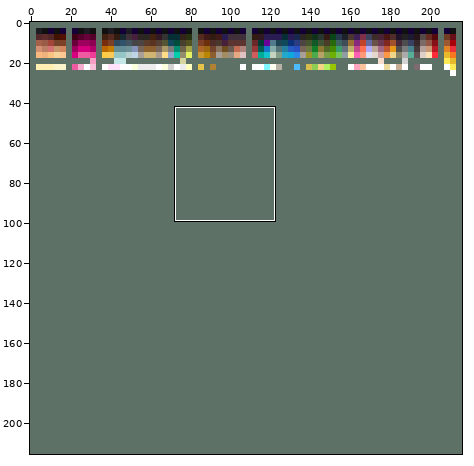
Sprite sheet -- palette.png. The picture above shows the old version from afar; the outline marks the close-up.
Close-up. First the earlier version:
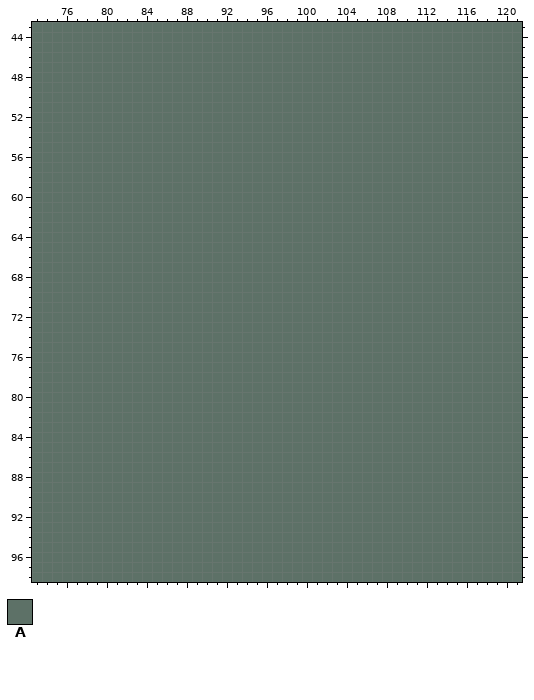
The file is 216x216 pixels. Colours within 5 levels of each other are drawn and written as one. Shown: x 73..121, y 43..98. The commit also changed other parts of the picture, which this record leaves out.
Palette (. is transparent): A #5d7167
Pixels before (only the part around the change), first column x 73:
43 AAAAAAAAAAAAAAAAAAAAAAAAAAAAAAAAAAAAAAAAAAAAAAAAA
44 AAAAAAAAAAAAAAAAAAAAAAAAAAAAAAAAAAAAAAAAAAAAAAAAA
45 AAAAAAAAAAAAAAAAAAAAAAAAAAAAAAAAAAAAAAAAAAAAAAAAA
46 AAAAAAAAAAAAAAAAAAAAAAAAAAAAAAAAAAAAAAAAAAAAAAAAA
47 AAAAAAAAAAAAAAAAAAAAAAAAAAAAAAAAAAAAAAAAAAAAAAAAA
48 AAAAAAAAAAAAAAAAAAAAAAAAAAAAAAAAAAAAAAAAAAAAAAAAA
49 AAAAAAAAAAAAAAAAAAAAAAAAAAAAAAAAAAAAAAAAAAAAAAAAA
50 AAAAAAAAAAAAAAAAAAAAAAAAAAAAAAAAAAAAAAAAAAAAAAAAA
51 AAAAAAAAAAAAAAAAAAAAAAAAAAAAAAAAAAAAAAAAAAAAAAAAA
52 AAAAAAAAAAAAAAAAAAAAAAAAAAAAAAAAAAAAAAAAAAAAAAAAA
53 AAAAAAAAAAAAAAAAAAAAAAAAAAAAAAAAAAAAAAAAAAAAAAAAA
54 AAAAAAAAAAAAAAAAAAAAAAAAAAAAAAAAAAAAAAAAAAAAAAAAA
55 AAAAAAAAAAAAAAAAAAAAAAAAAAAAAAAAAAAAAAAAAAAAAAAAA
56 AAAAAAAAAAAAAAAAAAAAAAAAAAAAAAAAAAAAAAAAAAAAAAAAA
57 AAAAAAAAAAAAAAAAAAAAAAAAAAAAAAAAAAAAAAAAAAAAAAAAA
58 AAAAAAAAAAAAAAAAAAAAAAAAAAAAAAAAAAAAAAAAAAAAAAAAA
59 AAAAAAAAAAAAAAAAAAAAAAAAAAAAAAAAAAAAAAAAAAAAAAAAA
60 AAAAAAAAAAAAAAAAAAAAAAAAAAAAAAAAAAAAAAAAAAAAAAAAA
61 AAAAAAAAAAAAAAAAAAAAAAAAAAAAAAAAAAAAAAAAAAAAAAAAA
62 AAAAAAAAAAAAAAAAAAAAAAAAAAAAAAAAAAAAAAAAAAAAAAAAA
63 AAAAAAAAAAAAAAAAAAAAAAAAAAAAAAAAAAAAAAAAAAAAAAAAA
64 AAAAAAAAAAAAAAAAAAAAAAAAAAAAAAAAAAAAAAAAAAAAAAAAA
65 AAAAAAAAAAAAAAAAAAAAAAAAAAAAAAAAAAAAAAAAAAAAAAAAA
66 AAAAAAAAAAAAAAAAAAAAAAAAAAAAAAAAAAAAAAAAAAAAAAAAA
67 AAAAAAAAAAAAAAAAAAAAAAAAAAAAAAAAAAAAAAAAAAAAAAAAA
68 AAAAAAAAAAAAAAAAAAAAAAAAAAAAAAAAAAAAAAAAAAAAAAAAA
69 AAAAAAAAAAAAAAAAAAAAAAAAAAAAAAAAAAAAAAAAAAAAAAAAA
70 AAAAAAAAAAAAAAAAAAAAAAAAAAAAAAAAAAAAAAAAAAAAAAAAA
71 AAAAAAAAAAAAAAAAAAAAAAAAAAAAAAAAAAAAAAAAAAAAAAAAA
72 AAAAAAAAAAAAAAAAAAAAAAAAAAAAAAAAAAAAAAAAAAAAAAAAA
73 AAAAAAAAAAAAAAAAAAAAAAAAAAAAAAAAAAAAAAAAAAAAAAAAA
74 AAAAAAAAAAAAAAAAAAAAAAAAAAAAAAAAAAAAAAAAAAAAAAAAA
75 AAAAAAAAAAAAAAAAAAAAAAAAAAAAAAAAAAAAAAAAAAAAAAAAA
76 AAAAAAAAAAAAAAAAAAAAAAAAAAAAAAAAAAAAAAAAAAAAAAAAA
77 AAAAAAAAAAAAAAAAAAAAAAAAAAAAAAAAAAAAAAAAAAAAAAAAA
78 AAAAAAAAAAAAAAAAAAAAAAAAAAAAAAAAAAAAAAAAAAAAAAAAA
79 AAAAAAAAAAAAAAAAAAAAAAAAAAAAAAAAAAAAAAAAAAAAAAAAA
80 AAAAAAAAAAAAAAAAAAAAAAAAAAAAAAAAAAAAAAAAAAAAAAAAA
81 AAAAAAAAAAAAAAAAAAAAAAAAAAAAAAAAAAAAAAAAAAAAAAAAA
82 AAAAAAAAAAAAAAAAAAAAAAAAAAAAAAAAAAAAAAAAAAAAAAAAA
83 AAAAAAAAAAAAAAAAAAAAAAAAAAAAAAAAAAAAAAAAAAAAAAAAA
84 AAAAAAAAAAAAAAAAAAAAAAAAAAAAAAAAAAAAAAAAAAAAAAAAA
85 AAAAAAAAAAAAAAAAAAAAAAAAAAAAAAAAAAAAAAAAAAAAAAAAA
86 AAAAAAAAAAAAAAAAAAAAAAAAAAAAAAAAAAAAAAAAAAAAAAAAA
87 AAAAAAAAAAAAAAAAAAAAAAAAAAAAAAAAAAAAAAAAAAAAAAAAA
88 AAAAAAAAAAAAAAAAAAAAAAAAAAAAAAAAAAAAAAAAAAAAAAAAA
89 AAAAAAAAAAAAAAAAAAAAAAAAAAAAAAAAAAAAAAAAAAAAAAAAA
90 AAAAAAAAAAAAAAAAAAAAAAAAAAAAAAAAAAAAAAAAAAAAAAAAA
91 AAAAAAAAAAAAAAAAAAAAAAAAAAAAAAAAAAAAAAAAAAAAAAAAA
92 AAAAAAAAAAAAAAAAAAAAAAAAAAAAAAAAAAAAAAAAAAAAAAAAA
93 AAAAAAAAAAAAAAAAAAAAAAAAAAAAAAAAAAAAAAAAAAAAAAAAA
94 AAAAAAAAAAAAAAAAAAAAAAAAAAAAAAAAAAAAAAAAAAAAAAAAA
95 AAAAAAAAAAAAAAAAAAAAAAAAAAAAAAAAAAAAAAAAAAAAAAAAA
96 AAAAAAAAAAAAAAAAAAAAAAAAAAAAAAAAAAAAAAAAAAAAAAAAA
After:
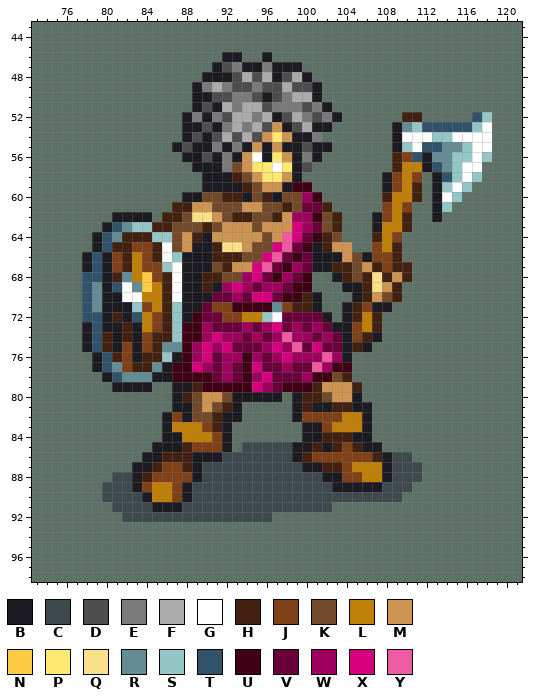
Colours new in this view: B #1c1b21  C #3e494d  D #4d4d4d  E #7a7a7a  F #ababab  G #ffffff  H #422110  J #804018  K #734a29  L #c08008  M #ce9452  N #ffcc44  P #ffe970  Q #f8e088  R #638c94  S #94c6c6  T #31526b  U #3f0016  V #690039  W #9e005d  X #d6007f  Y #ef5ba1
The edit:
Changed rows in their new state; - is an unchanged pixel.
first column x 78:
46 --------------BB--B----------------------
47 -------------BDEBBEBBB-------------------
48 ------------BBBDFDFBDFB------------------
49 -----------BEFEDDEDDFDDB-----------------
50 -----------BBDDEEDBDEFFB-----------------
51 -----------BDBFEFFDEEEDEB----------------
52 ----------BEBEDFFEFBDFEDEB------HH-----TS
53 ----------BBDBEFEFDMBDFBB------BRSTTTTTSG
54 ----------BDBDFDFDMPMBBE-------BGGGSSGGGG
55 ---------BDBBEBEBMBMBBDBB------BSGTTRRSGG
56 ----------BBDBEBMGBPMBEB-------HJTBRRSSGS
57 -----------BBBEKMPPGPBD--------HLLBTRSGG-
58 ------------BBBHKMPPMB--------BJLJ-BTSGS-
59 ------------BBBBHKMMBUU-------BJLH-BSGS--
60 ----------BBKKHHBKHBKKWU------HLLH-BGS---
61 ---------HHMMKKKMMKKHKVVH-----JLJ--BS----
62 ---BBBB-HHKQQMKHHKKHMWWUKH---BJLH--B-----
63 --BTRSSHHKKKHKMMMKMMMXWVKH---BLLH--------
64 -BTRHHHSSKMHBMMMMMKMYXVUHK---HLJ---------
65 -BTHHJJHGKMBBHQQMKKXYVUBHMM--JLH---------
66 BTBJHLJHGSBBBHHHKKXYVUVBBBMKBJJH---------
67 BTBJHLJJSGBBBKHMMXYVUWVBBHHKMHJHH--------
68 TTBHRLNJHGBBHHKKWXVUWVU--BHKHQHMH--------
69 TRBTGRNLHGBBHBWXWVWWVUU---BBHQMH---------
70 TRBBGGLLHGBBBVVWVXXVUUHB---BHMKH---------
71 TRBBBSJLHSBBVJJUUUURJHHB--BHJBB----------
72 TTBHBTLJHSBUVVJJLLSGVVVVB-BHLH-----------
73 BTBBHBLJHSUUWVVVWVWXVWVWVBBJLH-----------
74 BTHBHBJHHSUUWXWWVWVWYWWVWVBJHB-----------
75 BTHBJBJHRRUWXWXVVVWXWYVXVVBHB------------
76 -BTHJBHHSBUWXVWWUWVWXWWWYWB--------------
77 -BTRJHHRBUUXWVWVUXVVWVVYWUU--------------
78 --BTRRRBBUUUUVWVUWXVVVWUUKH--------------
79 ---BBBB--BBHUUUUUXWVUUUHMMMH-------------
80 ---------BHKMMKBBBBB-BHHKMMB-------------
81 ---------BBKMKHB-----BHBBHHBB------------
82 --------BJBKKHBB-----BJJJJLLB------------
83 --------BLLLJHB-------BBJLLLB------------
84 --------BBLLLJB-------BBHHHBB------------
85 -------BBBHJJJB-CCCCCBBHBHJHBB-----------
86 ------BBHHHBBBCCCCCCCBHJJJJJJHBCC--------
87 -----BBHJJHBCCCCCCCCCCBBHHJLLLBCCC-------
88 ---CCBHJJJJBCCCCCCCCCCCCBBJJLLBCCC-------
89 --CCCBJLLJBCCCCCCCCCCCCCCBBBBBCCC--------
90 --CCCCBLLJBCCCCCCCCCCCCCCCCCCCCC---------
91 ---CCCCBBBCCCCCCCCCCCCCCC----------------
92 ----CCCCCCCCCCCCCCC----------------------
